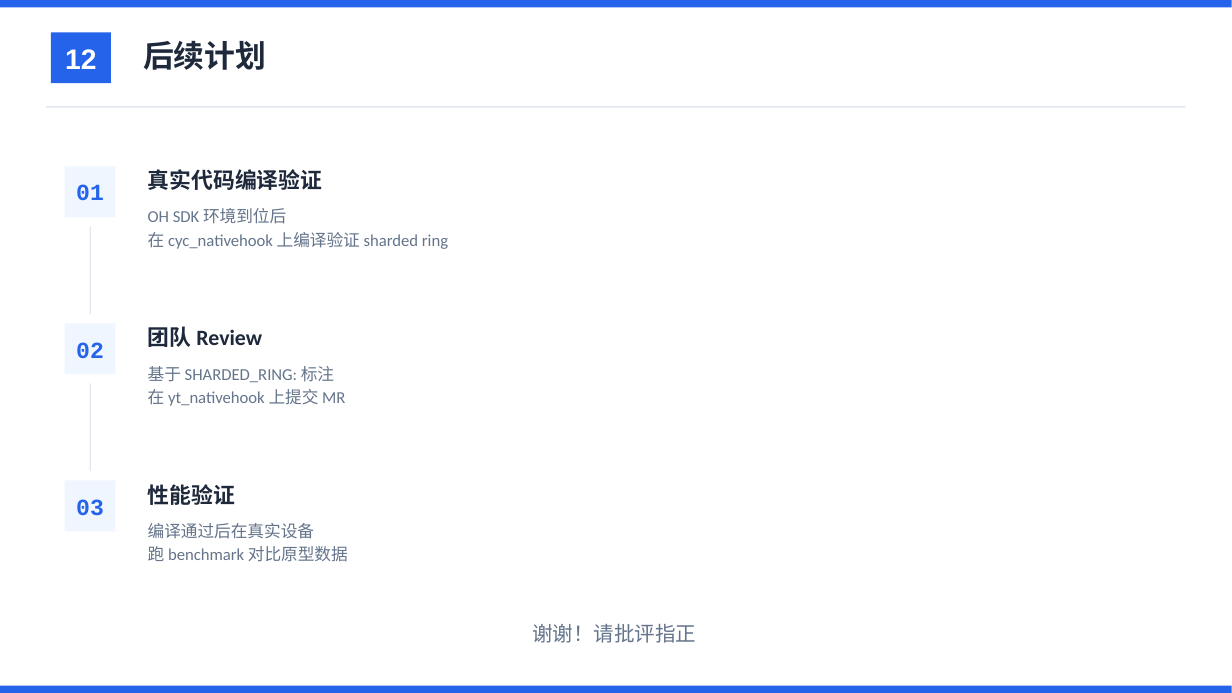
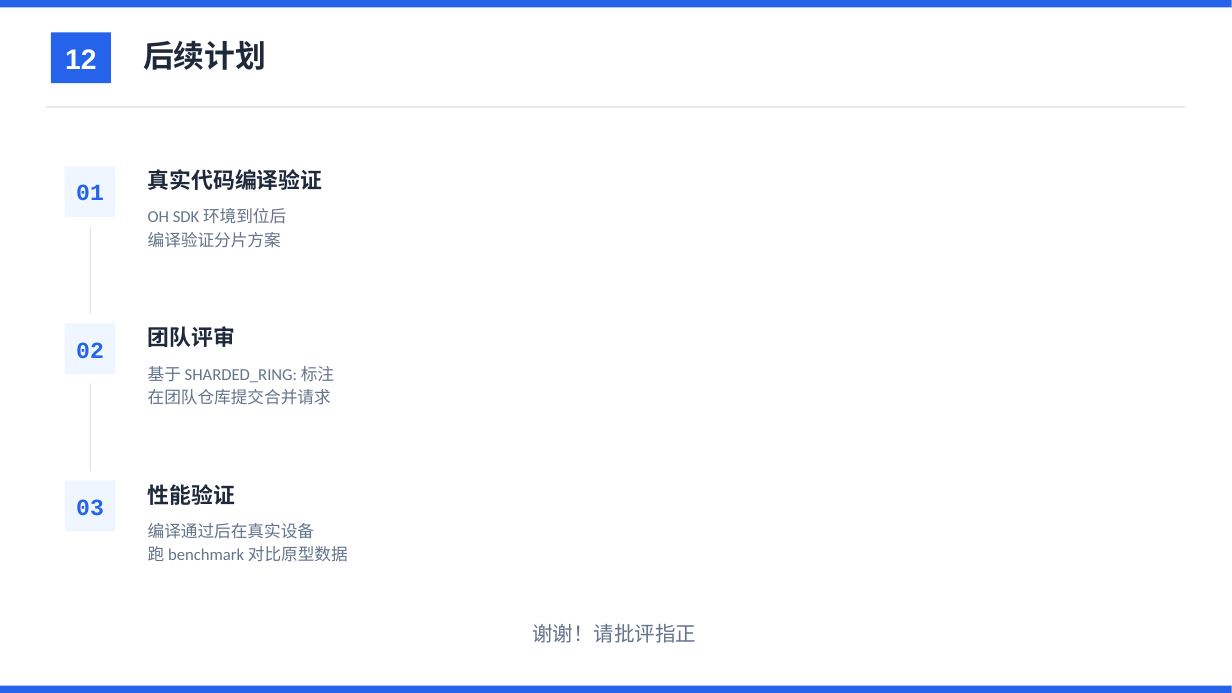
Before and after one commit to YiChiChen1106/Nativehook_linux_planb, a slide deck: slide 12 of presentation/native_hook_progress_2026-06-11.pptx. Drawn at 1232x693 pixels with LibreOffice and Linux fonts; fonts in the diff are those of the drawing. Boxes give left, top, right and bottom in pixels: in the first picture for what was removed or moved away, otherwise in the second. Text is boxed around its words. In the diff, an @@ line names an element or a change of style, - is before the commit and + after.

```diff
--- a/presentation/native_hook_progress_2026-06-11.pptx
+++ b/presentation/native_hook_progress_2026-06-11.pptx
@@ text at (x1=148, y1=232, x2=281, y2=248): text changed @@
-在 cyc_nativehook 上编译验证 sharded ring
+编译验证分片方案
@@ text at (x1=148, y1=326, x2=235, y2=347): text changed @@
-团队 Review
+团队评审
@@ text at (x1=148, y1=389, x2=331, y2=405): text changed @@
-在 yt_nativehook 上提交 MR
+在团队仓库提交合并请求
```
Also in this commit, not shown: 2 other slides changed, 4 other files.
